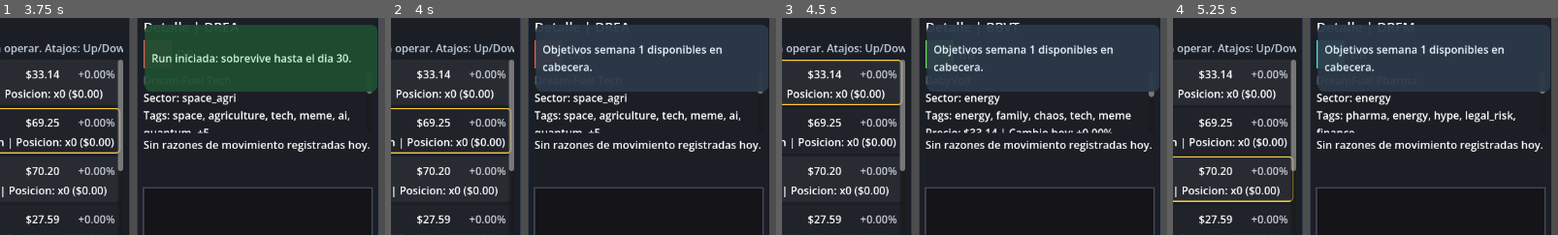
Above: before the commit, frames 1-4 (left to right).
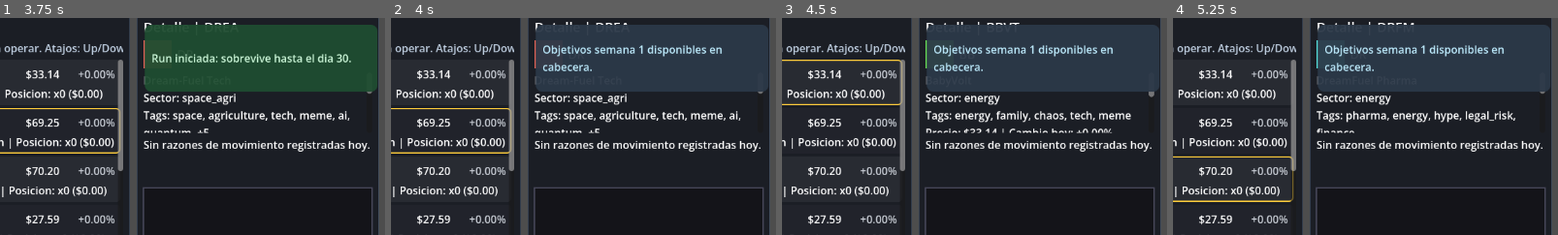
Above: after the commit, the same moments.

Repository: DewBlack/terminal-capitalism
Game: Godot game, scene res://scenes/main/main.tscn
The game is run twice, just before and just after one commit, with the same random seed, the same clock (stepped at 60 frames per second) and the same inputs.
Inputs:
- Up to frame 1 (3.75 s): click "Nueva Run" at 0.5 s; click "Ver historico" at 1.25 s; click "Ver hoy" at 2 s; click "> BBVT | BabyVolt" at 2.75 s; click "DREA | Dream-Fuel Tech" at 3.5 s
- Up to frame 2 (4 s): no input
- Up to frame 3 (4.5 s): click "BBVT | BabyVolt" at 4.25 s
- Up to frame 4 (5.25 s): click "DRFM | DreamFuel Pharma" at 5 s
The pictures show only the part of the screen within x 50-100%, y 0-50%; the shares and areas given below are measured in that part.

Frame 1 is identical in both runs. In frame 2, 0.6% of the frame differs, in the area x 39-86%, y 12-25%; in frame 3, 0.6%; in frame 4, 0.6%.

Commit message:
feat(ui): centralizar tokens visuales (#24)

Diff:
--- a/scripts/ui/market_row_factory.gd
+++ b/scripts/ui/market_row_factory.gd
@@ -1,5 +1,7 @@
 class_name MarketRowFactory
 extends RefCounted
+
+const UI_THEME_TOKENS := preload("res://scripts/ui/ui_theme_tokens.gd")
 
 
 static func build_company_row(
@@ -13,7 +15,7 @@
 	var row_card := PanelContainer.new()
 	row_card.size_flags_horizontal = Control.SIZE_EXPAND_FILL
 	var row_style := StyleBoxFlat.new()
-	row_style.bg_color = row_model.get("row_bg_color", Color(0.16, 0.17, 0.20, 0.96))
+	row_style.bg_color = row_model.get("row_bg_color", UI_THEME_TOKENS.SURFACE_PANEL)
 	row_style.corner_radius_top_left = 6
 	row_style.corner_radius_top_right = 6
 	row_style.corner_radius_bottom_left = 6
@@ -27,7 +29,7 @@
 		row_style.border_width_top = 2
 		row_style.border_width_right = 2
 		row_style.border_width_bottom = 2
-		row_style.border_color = row_model.get("row_border_color", Color(0.99, 0.80, 0.23, 1.0))
+		row_style.border_color = row_model.get("row_border_color", UI_THEME_TOKENS.BORDER_ACCENT)
 	row_card.add_theme_stylebox_override("panel", row_style)
 
 	var row_vbox := VBoxContainer.new()
@@ -66,7 +68,7 @@
 	change_label.custom_minimum_size = Vector2(row_change_min_width, 0)
 	change_label.text = str(row_model.get("change_text", "+0.00%"))
 	change_label.horizontal_alignment = HORIZONTAL_ALIGNMENT_RIGHT
-	change_label.add_theme_color_override("font_color", row_model.get("change_color", Color(0.82, 0.84, 0.87, 1.0)))
+	change_label.add_theme_color_override("font_color", row_model.get("change_color", UI_THEME_TOKENS.TEXT_TERTIARY))
 	top_row.add_child(change_label)
 
 	var bottom_info_label := Label.new()
@@ -102,6 +104,6 @@
 	text_label.size_flags_vertical = Control.SIZE_EXPAND_FILL
 	text_label.set_anchors_preset(Control.PRESET_FULL_RECT)
 	text_label.mouse_filter = Control.MOUSE_FILTER_IGNORE
-	text_label.add_theme_color_override("font_color", Color(0.07, 0.07, 0.07, 0.95))
+	text_label.add_theme_color_override("font_color", UI_THEME_TOKENS.TEXT_ON_ACCENT)
 	badge.add_child(text_label)
 	return badge
--- a/scripts/ui/price_chart.gd
+++ b/scripts/ui/price_chart.gd
@@ -1,5 +1,7 @@
 class_name PriceChart
 extends Control
+
+const UI_THEME_TOKENS := preload("res://scripts/ui/ui_theme_tokens.gd")
 
 var _price_history: Array[float] = []
 var _trade_markers: Array[Dictionary] = []
@@ -17,8 +19,8 @@
 
 func _draw() -> void:
 	var chart_rect := Rect2(Vector2.ZERO, size)
-	draw_rect(chart_rect, Color(0.08, 0.08, 0.10, 1.0), true)
-	draw_rect(chart_rect, Color(0.28, 0.28, 0.35, 1.0), false, 1.5)
+	draw_rect(chart_rect, UI_THEME_TOKENS.SURFACE_CHART, true)
+	draw_rect(chart_rect, UI_THEME_TOKENS.BORDER_CHART, false, 1.5)
 
 	if _price_history.size() < 2:
 		return
@@ -41,7 +43,7 @@
 	for grid_idx in range(grid_lines + 1):
 		var t := float(grid_idx) / float(grid_lines)
 		var y := lerpf(top, bottom, t)
-		draw_line(Vector2(left, y), Vector2(right, y), Color(0.2, 0.2, 0.25, 0.8), 1.0)
+		draw_line(Vector2(left, y), Vector2(right, y), UI_THEME_TOKENS.BORDER_GRID, 1.0)
 
 	var points: Array[Vector2] = []
 	var count := _price_history.size()
@@ -50,11 +52,14 @@
 		var x := lerpf(left, right, x_ratio)
 		var normalized := (_price_history[idx] - min_price) / spread
 		var y := lerpf(bottom, top, normalized)
-		var bar_color := Color(0.28, 0.58, 0.95, 0.28)
-		draw_rect(Rect2(Vector2(x - 2.0, y), Vector2(4.0, maxf(1.0, baseline_y - y))), bar_color, true)
+		draw_rect(
+			Rect2(Vector2(x - 2.0, y), Vector2(4.0, maxf(1.0, baseline_y - y))),
+			UI_THEME_TOKENS.SURFACE_CHART_BAR,
+			true
+		)
 		points.append(Vector2(x, y))
 
-	var line_color := Color(0.25, 0.95, 0.35, 1.0) if _price_history.back() >= _price_history[0] else Color(0.95, 0.34, 0.34, 1.0)
+	var line_color := UI_THEME_TOKENS.STATE_SUCCESS if _price_history.back() >= _price_history[0] else UI_THEME_TOKENS.STATE_DANGER
 	for idx in range(1, points.size()):
 		draw_line(points[idx - 1], points[idx], line_color, 3.0, true)
 
@@ -88,8 +93,8 @@
 		var horizontal_jitter: float = float(offset_slot) * 6.0
 
 		var anchor: Vector2 = points[point_index] + Vector2(horizontal_jitter, 0.0)
-		var marker_color := Color(0.26, 1.0, 0.35, 0.95) if marker_type == "buy" else Color(1.0, 0.34, 0.34, 0.95)
-		var marker_outline := Color(0.03, 0.03, 0.03, 0.9)
+		var marker_color := UI_THEME_TOKENS.STATE_MARKER_SUCCESS if marker_type == "buy" else UI_THEME_TOKENS.STATE_MARKER_DANGER
+		var marker_outline := UI_THEME_TOKENS.BORDER_CONTRAST
 		var marker_size := 7.0
 
 		var triangle := PackedVector2Array()
--- a/scripts/ui/toast_style_presenter.gd
+++ b/scripts/ui/toast_style_presenter.gd
@@ -1,21 +1,23 @@
 class_name ToastStylePresenter
 extends RefCounted
+
+const UI_THEME_TOKENS := preload("res://scripts/ui/ui_theme_tokens.gd")
 
 
 static func build_style_model(severity: String) -> Dictionary:
 	var normalized := severity.to_lower()
-	var background := Color(0.17, 0.22, 0.28, 0.95)
-	var font_color := Color(0.90, 0.96, 1.0, 1.0)
+	var background := UI_THEME_TOKENS.STATE_INFO_BG
+	var font_color := UI_THEME_TOKENS.TEXT_INFO
 	match normalized:
 		"success":
-			background = Color(0.12, 0.30, 0.19, 0.95)
-			font_color = Color(0.80, 0.97, 0.85, 1.0)
+			background = UI_THEME_TOKENS.STATE_SUCCESS_BG
+			font_color = UI_THEME_TOKENS.STATE_SUCCESS_SOFT
 		"warning":
-			background = Color(0.39, 0.30, 0.08, 0.95)
-			font_color = Color(1.0, 0.92, 0.62, 1.0)
+			background = UI_THEME_TOKENS.STATE_WARNING_BG
+			font_color = UI_THEME_TOKENS.STATE_WARNING_SOFT
 		"danger":
-			background = Color(0.36, 0.10, 0.10, 0.95)
-			font_color = Color(1.0, 0.78, 0.78, 1.0)
+			background = UI_THEME_TOKENS.STATE_DANGER_BG
+			font_color = UI_THEME_TOKENS.STATE_DANGER_SOFT
 		_:
 			pass
 	return {
--- a/scripts/ui/tutorial_overlay.gd
+++ b/scripts/ui/tutorial_overlay.gd
@@ -1,5 +1,7 @@
 class_name TutorialOverlay
 extends Control
+
+const UI_THEME_TOKENS := preload("res://scripts/ui/ui_theme_tokens.gd")
 
 signal continue_requested
 
@@ -147,8 +149,8 @@
 
 func _apply_styles() -> void:
 	var frame_style := StyleBoxFlat.new()
-	frame_style.bg_color = Color(0, 0, 0, 0)
-	frame_style.border_color = Color(1.0, 0.83, 0.30, 0.98)
+	frame_style.bg_color = UI_THEME_TOKENS.SURFACE_TRANSPARENT
+	frame_style.border_color = UI_THEME_TOKENS.BORDER_ACCENT
 	frame_style.border_width_left = 3
 	frame_style.border_width_top = 3
 	frame_style.border_width_right = 3
@@ -160,8 +162,8 @@
 	_focus_frame.add_theme_stylebox_override("panel", frame_style)
 
 	var card_style := StyleBoxFlat.new()
-	card_style.bg_color = Color(0.08, 0.11, 0.16, 0.96)
-	card_style.border_color = Color(0.24, 0.35, 0.50, 1.0)
+	card_style.bg_color = UI_THEME_TOKENS.SURFACE_CARD
+	card_style.border_color = UI_THEME_TOKENS.BORDER_CARD
 	card_style.border_width_left = 1
 	card_style.border_width_top = 1
 	card_style.border_width_right = 1
@@ -172,5 +174,5 @@
 	card_style.corner_radius_bottom_right = 12
 	$CardPanel.add_theme_stylebox_override("panel", card_style)
 	_card_panel.clip_contents = true
-	_title_label.add_theme_color_override("font_color", Color(0.96, 0.93, 0.63))
-	_hint_label.add_theme_color_override("font_color", Color(0.74, 0.92, 0.99))
+	_title_label.add_theme_color_override("font_color", UI_THEME_TOKENS.TEXT_TUTORIAL_TITLE)
+	_hint_label.add_theme_color_override("font_color", UI_THEME_TOKENS.TEXT_INFO)
--- a/scripts/ui/ui_manager.gd
+++ b/scripts/ui/ui_manager.gd
@@ -27,6 +27,7 @@
 const UI_MODAL_LOCKS_CONTROLLER := preload("res://scripts/ui/ui_modal_locks_controller.gd")
 const TUTORIAL_OVERLAY_CONTROLLER := preload("res://scripts/ui/tutorial_overlay_controller.gd")
 const TUTORIAL_TARGET_RECT_RESOLVER := preload("res://scripts/ui/tutorial_target_rect_resolver.gd")
+const UI_THEME_TOKENS := preload("res://scripts/ui/ui_theme_tokens.gd")
 const WEEK_LABEL_MAX_CHARS := 180
 const MOVEMENT_REASONS_MAX_ITEMS := 3
 const MOVEMENT_REASON_MAX_CHARS := 88
@@ -406,7 +407,7 @@
 				NEWS_CARD_FACTORY.build_news_card(
 					str(card.get("title", "Sin titular")),
 					str(card.get("body", "")),
-					card.get("title_color", Color(0.95, 0.89, 0.35))
+					card.get("title_color", UI_THEME_TOKENS.TEXT_NEWS_TITLE)
 				)
 			)
 	var placeholder_text := str(news_model.get("placeholder_text", ""))
@@ -503,7 +504,7 @@
 	_history_text.text = str(detail_model.get("history_text", ""))
 	_history_text.visible = bool(detail_model.get("history_visible", false))
 	_details_logo_text.text = str(detail_model.get("logo_text", "??"))
-	_details_logo_swatch.color = detail_model.get("logo_color", Color(0.2, 0.2, 0.2, 1.0))
+	_details_logo_swatch.color = detail_model.get("logo_color", UI_THEME_TOKENS.SURFACE_LOGO_FALLBACK)
 	var price_history_variant: Variant = detail_model.get("price_history", [])
 	if price_history_variant is Array:
 		_price_chart.set_price_history(price_history_variant)
@@ -770,18 +771,18 @@
 
 
 func _apply_ui_tone() -> void:
-	var shell_style := _build_shell_style(Color(0.10, 0.11, 0.14, 0.96), Color(0.24, 0.29, 0.36, 1.0))
+	var shell_style := _build_shell_style(UI_THEME_TOKENS.SURFACE_BACKGROUND, UI_THEME_TOKENS.BORDER_DEFAULT)
 	_news_panel.add_theme_stylebox_override("panel", shell_style.duplicate(true))
 	_market_panel.add_theme_stylebox_override("panel", shell_style.duplicate(true))
 	_details_panel.add_theme_stylebox_override("panel", shell_style.duplicate(true))
 	_feedback_panel.add_theme_stylebox_override("panel", shell_style.duplicate(true))
 	_bottom_panel.add_theme_stylebox_override("panel", shell_style.duplicate(true))
 
-	_market_header.add_theme_color_override("font_color", Color(0.75, 0.81, 0.88))
-	_week_label.add_theme_color_override("font_color", Color(0.90, 0.93, 0.99))
-	_upgrade_label.add_theme_color_override("font_color", Color(0.84, 0.96, 0.85))
-	_status_label.add_theme_color_override("font_color", Color(0.90, 0.96, 0.99))
-	_selection_label.add_theme_color_override("font_color", Color(0.93, 0.93, 0.84))
+	_market_header.add_theme_color_override("font_color", UI_THEME_TOKENS.TEXT_SECONDARY)
+	_week_label.add_theme_color_override("font_color", UI_THEME_TOKENS.TEXT_PRIMARY)
+	_upgrade_label.add_theme_color_override("font_color", UI_THEME_TOKENS.STATE_SUCCESS_SOFT)
+	_status_label.add_theme_color_override("font_color", UI_THEME_TOKENS.TEXT_PRIMARY)
+	_selection_label.add_theme_color_override("font_color", UI_THEME_TOKENS.TEXT_ACCENT)
 	_bottom_bar.add_theme_constant_override("separation", 8)
 
 
--- /dev/null
+++ b/scripts/ui/ui_theme_tokens.gd
@@ -0,0 +1,44 @@
+class_name UIThemeTokens
+extends RefCounted
+
+# Surface / background tokens.
+const SURFACE_BACKGROUND := Color(0.10, 0.11, 0.14, 0.96)
+const SURFACE_PANEL := Color(0.16, 0.17, 0.20, 0.96)
+const SURFACE_CARD := Color(0.08, 0.11, 0.16, 0.96)
+const SURFACE_CHART := Color(0.08, 0.08, 0.10, 1.0)
+const SURFACE_CHART_BAR := Color(0.28, 0.58, 0.95, 0.28)
+const SURFACE_LOGO_FALLBACK := Color(0.20, 0.20, 0.20, 1.0)
+const SURFACE_TRANSPARENT := Color(0.0, 0.0, 0.0, 0.0)
+
+# Text tokens.
+const TEXT_PRIMARY := Color(0.90, 0.93, 0.99, 1.0)
+const TEXT_SECONDARY := Color(0.75, 0.81, 0.88, 1.0)
+const TEXT_TERTIARY := Color(0.82, 0.84, 0.87, 1.0)
+const TEXT_ACCENT := Color(0.93, 0.93, 0.84, 1.0)
+const TEXT_TUTORIAL_TITLE := Color(0.96, 0.93, 0.63, 1.0)
+const TEXT_INFO := Color(0.74, 0.92, 0.99, 1.0)
+const TEXT_ON_ACCENT := Color(0.07, 0.07, 0.07, 0.95)
+const TEXT_NEWS_TITLE := Color(0.95, 0.89, 0.35, 1.0)
+
+# State tokens.
+const STATE_SUCCESS := Color(0.25, 0.95, 0.35, 1.0)
+const STATE_WARNING := Color(1.0, 0.92, 0.62, 1.0)
+const STATE_DANGER := Color(0.95, 0.34, 0.34, 1.0)
+const STATE_INFO := Color(0.28, 0.58, 0.95, 1.0)
+const STATE_SUCCESS_BG := Color(0.12, 0.30, 0.19, 0.95)
+const STATE_WARNING_BG := Color(0.39, 0.30, 0.08, 0.95)
+const STATE_DANGER_BG := Color(0.36, 0.10, 0.10, 0.95)
+const STATE_INFO_BG := Color(0.17, 0.22, 0.28, 0.95)
+const STATE_SUCCESS_SOFT := Color(0.80, 0.97, 0.85, 1.0)
+const STATE_WARNING_SOFT := Color(1.0, 0.92, 0.62, 1.0)
+const STATE_DANGER_SOFT := Color(1.0, 0.78, 0.78, 1.0)
+const STATE_MARKER_SUCCESS := Color(0.26, 1.0, 0.35, 0.95)
+const STATE_MARKER_DANGER := Color(1.0, 0.34, 0.34, 0.95)
+
+# Border tokens.
+const BORDER_DEFAULT := Color(0.24, 0.29, 0.36, 1.0)
+const BORDER_ACCENT := Color(0.99, 0.80, 0.23, 1.0)
+const BORDER_CARD := Color(0.24, 0.35, 0.50, 1.0)
+const BORDER_CHART := Color(0.28, 0.28, 0.35, 1.0)
+const BORDER_GRID := Color(0.20, 0.20, 0.25, 0.80)
+const BORDER_CONTRAST := Color(0.03, 0.03, 0.03, 0.90)
